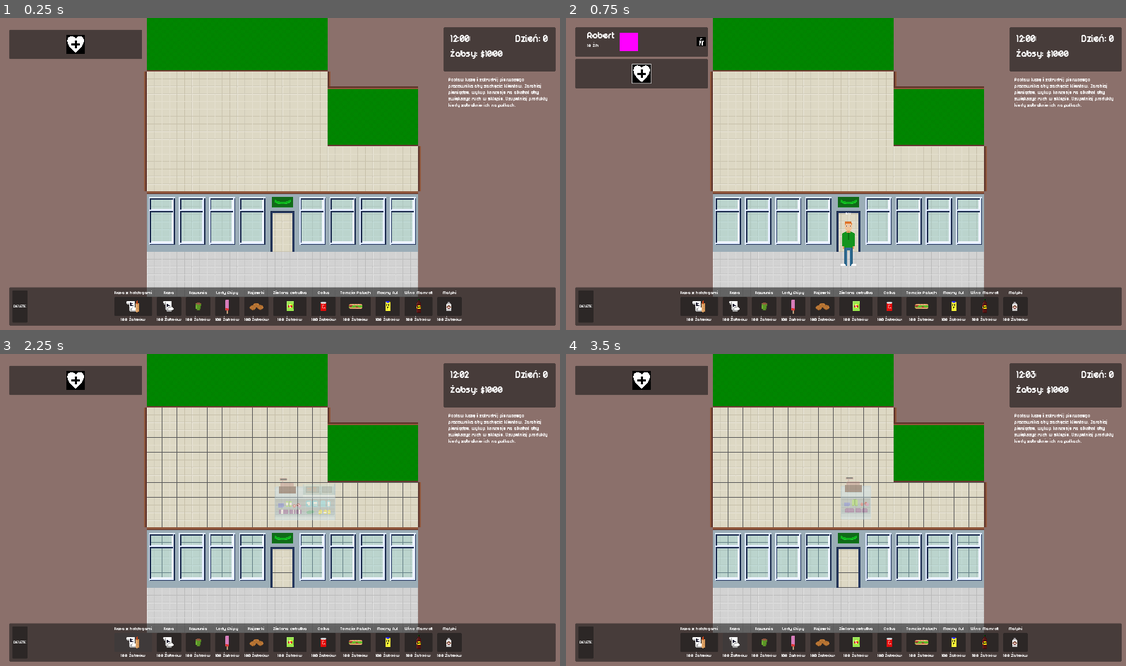
Above: before the commit, frames 1-4 (two rows, left to right).
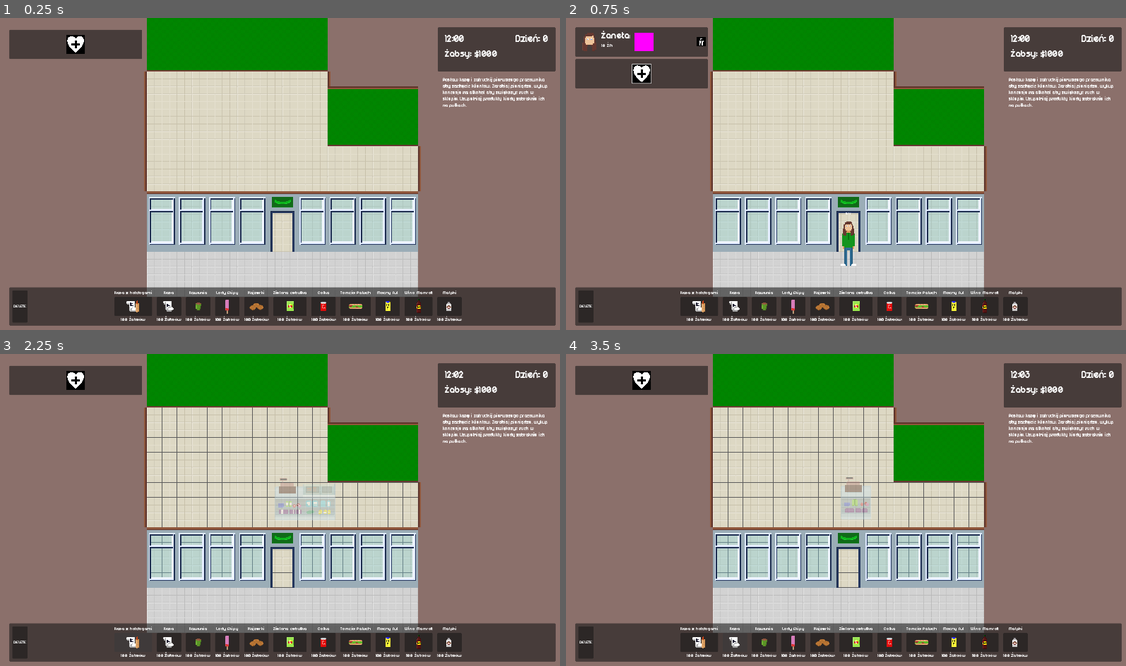
Above: after the commit, the same moments.

Repository: baransu/krakjam2024
Game: Godot game, scene res://game.tscn
Two runs of this game, one before a commit and one after it. Both use one fixed random seed, a clock stepped at 60 frames per second and the inputs below.
Inputs (mouse positions are in pixels of both pictures, inside the frame that each line leads up to):
- Up to frame 1 (0.25 s): no input
- Up to frame 2 (0.75 s): click (644, 42) at 0.5 s
- Up to frame 3 (2.25 s): click (134, 378) at 1.25 s; click (134, 641) at 2 s
- Up to frame 4 (3.5 s): click (734, 641) at 2.75 s

The runs differ from the first frame. In frame 1, 0.9% of the frame differs, in the area x 78-98%, y 2-29%; in frame 2, 1.5%, in the area x 2-98%, y 2-70%; in frame 3, 0.9%; in frame 4, 0.9%.

Commit message:
chore: szlug

Diff:
--- a/buildings/scripts/checkout_building.gd
+++ b/buildings/scripts/checkout_building.gd
@@ -9,6 +9,7 @@
 
 
 func interact_customer(customer: Customer) -> void:
+	customer.nav_agent.avoidance_priority = 1
 	for x in range(max_wait_time):
 		if is_working():
 			break
--- a/customer.gd
+++ b/customer.gd
@@ -7,6 +7,9 @@
 @onready var state_label: Label = $StateLabel
 @onready var product_sprite: Sprite2D = $ProductSprite
 @export var movement_speed: float = 200.0
+@onready var sprite: Sprite2D = $Sprite2D
+
+@export var textures: Array[Texture2D] = []
 
 var target: Building
 var target_type: Building.Type = Building.Type.CHECKOUT
@@ -25,6 +28,7 @@
 	random_product()
 	change_state(State.PRODUCT)
 	find_target(target_type, false)
+	sprite.texture = textures[randi() % textures.size()]
 
 
 func random_product() -> void:
@@ -33,12 +37,13 @@
 		if building.product != Building.Product.NONE:
 			products.append(building.product)
 
-	var idx = randi() % products.size()
-	target_product = products[idx]
-	if target_product == Building.Product.HOTDOG:
-		target_type = Building.Type.CHECKOUT
-	else:
-		target_type = Building.Type.PRODUCT
+	if products.size() > 0:
+		var idx = randi() % products.size()
+		target_product = products[idx]
+		if target_product == Building.Product.HOTDOG:
+			target_type = Building.Type.CHECKOUT
+		else:
+			target_type = Building.Type.PRODUCT
 
 
 func on_nav_finished() -> void:
--- a/customer.tscn
+++ b/customer.tscn
@@ -1,8 +1,13 @@
-[gd_scene load_steps=8 format=3 uid="uid://2r5d1n83oer5"]
+[gd_scene load_steps=13 format=3 uid="uid://2r5d1n83oer5"]
 
 [ext_resource type="Script" path="res://customer.gd" id="1_28mxv"]
+[ext_resource type="Texture2D" uid="uid://bims07las46xb" path="res://art/Sprite-0007-10.png" id="2_5s535"]
 [ext_resource type="Texture2D" uid="uid://bfi36jbt8uuyk" path="res://art/Sprite-0007.png" id="2_n21ku"]
+[ext_resource type="Texture2D" uid="uid://b438vjs2c65xt" path="res://art/Sprite-0007-11.png" id="3_fovn1"]
 [ext_resource type="Texture2D" uid="uid://bkk6k65vowxcc" path="res://art/Sprite-0002 2.png" id="3_nvoji"]
+[ext_resource type="Texture2D" uid="uid://3iw541q1uop6" path="res://art/Sprite-0007-12.png" id="4_8igma"]
+[ext_resource type="Texture2D" uid="uid://bmw4ewlxa0kc" path="res://art/Sprite-0007-13.png" id="5_wxuy6"]
+[ext_resource type="Texture2D" uid="uid://ob2td3r0pqgu" path="res://art/Sprite-0007-14.png" id="6_gg6bw"]
 
 [sub_resource type="CapsuleShape2D" id="CapsuleShape2D_p5l8y"]
 radius = 16.0
@@ -73,6 +78,7 @@
 collision_layer = 3
 collision_mask = 3
 script = ExtResource("1_28mxv")
+textures = Array[Texture2D]([ExtResource("2_5s535"), ExtResource("3_fovn1"), ExtResource("4_8igma"), ExtResource("5_wxuy6"), ExtResource("6_gg6bw"), ExtResource("2_n21ku")])
 
 [node name="Sprite2D" type="Sprite2D" parent="."]
 position = Vector2(0, -98)
--- a/hotdog_building.gd
+++ b/hotdog_building.gd
@@ -3,6 +3,8 @@
 
 
 func interact_customer(customer: Customer) -> void:
+	customer.nav_agent.avoidance_priority = 1
+
 	for x in range(max_wait_time):
 		if is_working():
 			break
--- a/hud.tscn
+++ b/hud.tscn
@@ -1,16 +1,23 @@
-[gd_scene load_steps=37 format=3 uid="uid://cdgaksn1few4f"]
+[gd_scene load_steps=47 format=3 uid="uid://cdgaksn1few4f"]
 
 [ext_resource type="Script" path="res://HUD.gd" id="1_dqttv"]
 [ext_resource type="Script" path="res://ui/buildings_container.gd" id="2_7q1ln"]
 [ext_resource type="Texture2D" uid="uid://dhaj4mw6ixrdu" path="res://art/heart-plus.png" id="2_851ro"]
 [ext_resource type="PackedScene" uid="uid://cp8lvkxf3u6ng" path="res://ui/staff_panel.tscn" id="2_j5xho"]
 [ext_resource type="Script" path="res://ui/building_button.gd" id="2_kir6n"]
+[ext_resource type="Texture2D" uid="uid://cja4t4qvt75yo" path="res://art/glowy/glowa4.png" id="3_jga2w"]
 [ext_resource type="Script" path="res://staff_res.gd" id="3_kckky"]
 [ext_resource type="Script" path="res://ui/delete_button.gd" id="3_q3tk0"]
 [ext_resource type="Texture2D" uid="uid://bsbnpal1phlu4" path="res://art/Sprite-0007-2.png" id="4_begqd"]
 [ext_resource type="Resource" uid="uid://cygl2nish317r" path="res://buildings/hotdog/hotdog_res.tres" id="4_jk0rg"]
+[ext_resource type="Texture2D" uid="uid://cmfmu3ydo8ubw" path="res://art/glowy/glowa3.png" id="6_4somm"]
 [ext_resource type="PackedScene" uid="uid://dbedkj40f785x" path="res://ui/building_panel.tscn" id="6_cybql"]
+[ext_resource type="Texture2D" uid="uid://qkd6y75bqw2t" path="res://art/Sprite-0007-3.png" id="7_e4f51"]
+[ext_resource type="Texture2D" uid="uid://icn2ycy81btw" path="res://art/glowy/glowa2.png" id="8_nifrp"]
+[ext_resource type="Texture2D" uid="uid://c43pyvvpb7dwu" path="res://art/Sprite-0007-4.png" id="9_cb4en"]
+[ext_resource type="Texture2D" uid="uid://da2j3lddtr5r7" path="res://art/glowy/glowa1.png" id="10_a5cht"]
 [ext_resource type="Texture2D" uid="uid://cos6j80okj1ig" path="res://art/icons/4.png" id="11_e0y0g"]
+[ext_resource type="Texture2D" uid="uid://llfsq1ba8cn2" path="res://art/Sprite-0007-5.png" id="11_l0s6m"]
 [ext_resource type="Resource" uid="uid://br4togwko5rd3" path="res://buildings/shelf_beer/shelf_beer_res.tres" id="11_yn7g0"]
 [ext_resource type="Resource" uid="uid://cx1bj3sfwh4y7" path="res://buildings/shelf_wine/shelf_wine_res.tres" id="13_cmllh"]
 [ext_resource type="Texture2D" uid="uid://c2phbkarwf0kp" path="res://art/icons/3.png" id="13_e2r5d"]
@@ -37,6 +44,28 @@
 texture = ExtResource("4_begqd")
 name = "Robert"
 wage = 10
+avatar = ExtResource("3_jga2w")
+
+[sub_resource type="Resource" id="Resource_y4ak6"]
+script = ExtResource("3_kckky")
+texture = ExtResource("7_e4f51")
+name = "Marcin"
+wage = 10
+avatar = ExtResource("6_4somm")
+
+[sub_resource type="Resource" id="Resource_7sdde"]
+script = ExtResource("3_kckky")
+texture = ExtResource("9_cb4en")
+name = "Alicja"
+wage = 10
+avatar = ExtResource("8_nifrp")
+
+[sub_resource type="Resource" id="Resource_ruj08"]
+script = ExtResource("3_kckky")
+texture = ExtResource("11_l0s6m")
+name = "Żaneta"
+wage = 10
+avatar = ExtResource("10_a5cht")
 
 [sub_resource type="LabelSettings" id="LabelSettings_s7rcm"]
 font_size = 32
@@ -53,7 +82,7 @@
 [node name="HUD" type="CanvasLayer"]
 script = ExtResource("1_dqttv")
 staff_panel_scene = ExtResource("2_j5xho")
-staff_list = Array[ExtResource("3_kckky")]([SubResource("Resource_4bkkg")])
+staff_list = Array[ExtResource("3_kckky")]([SubResource("Resource_4bkkg"), SubResource("Resource_y4ak6"), SubResource("Resource_7sdde"), SubResource("Resource_ruj08")])
 
 [node name="MarginContainer" type="MarginContainer" parent="."]
 anchors_preset = 15
@@ -131,7 +160,7 @@
 layout_mode = 2
 
 [node name="Panel" type="Panel" parent="MarginContainer/VBoxContainer/HBoxContainer2/VBoxContainer2"]
-custom_minimum_size = Vector2(380, 150)
+custom_minimum_size = Vector2(400, 150)
 layout_mode = 2
 
 [node name="MarginContainer" type="MarginContainer" parent="MarginContainer/VBoxContainer/HBoxContainer2/VBoxContainer2/Panel"]
@@ -718,9 +747,8 @@
 [node name="AlkoholAccessPanel" type="ColorRect" parent="MarginContainer/VBoxContainer/PanelContainer/MarginContainer/HBoxContainer2/HBoxContainer/Control"]
 unique_name_in_owner = true
 layout_mode = 2
-offset_left = -321.0
+offset_left = -320.0
 offset_top = -1.0
-offset_right = -1.0
 offset_bottom = 103.0
 mouse_filter = 1
 color = Color(0, 0, 0, 0.764706)
--- a/level.tscn
+++ b/level.tscn
@@ -2112,6 +2112,7 @@
 y_sort_enabled = true
 position = Vector2(0, 416)
 script = ExtResource("6_xh5gs")
+count = 10
 customer_scene = ExtResource("7_ukjo2")
 
 [node name="Timer" type="Timer" parent="Dynamic/CustomerSpawn"]
--- a/staff.gd
+++ b/staff.gd
@@ -10,6 +10,7 @@
 @onready var state_label: Label = $StateLabel
 @export var smoke_time := 15.0
 @onready var sprite: Sprite2D = $Sprite2D
+@onready var szlug: Node2D = %Szlug
 
 enum State { IDLE, REFILL, CHECKOUT, HOTDOG, SMOKE }
 var state = State.CHECKOUT
@@ -18,6 +19,7 @@
 
 
 func _ready() -> void:
+	szlug.hide()
 	nav_agent.velocity_computed.connect(on_velocity_computed)
 	nav_agent.navigation_finished.connect(on_nav_finished)
 	GameState.building_destroyed.connect(on_building_destroyed)
@@ -65,7 +67,9 @@
 				target.staff_arrived(self)
 
 		State.SMOKE:
+			szlug.show()
 			await get_tree().create_timer(smoke_time).timeout
+			szlug.hide()
 			change_state(State.CHECKOUT)
 			find_target(Building.Type.CHECKOUT)
 
--- a/staff.tscn
+++ b/staff.tscn
@@ -1,7 +1,9 @@
-[gd_scene load_steps=8 format=3 uid="uid://c1vhiidpbpuyc"]
+[gd_scene load_steps=10 format=3 uid="uid://c1vhiidpbpuyc"]
 
 [ext_resource type="Script" path="res://staff.gd" id="1_fgakm"]
 [ext_resource type="Texture2D" uid="uid://bsbnpal1phlu4" path="res://art/Sprite-0007-2.png" id="2_a0b02"]
+[ext_resource type="Texture2D" uid="uid://btk7en0xdypx5" path="res://art/dym.png" id="3_5pvn1"]
+[ext_resource type="Texture2D" uid="uid://cyahkr7ejt4uy" path="res://art/szlug.png" id="4_cu3pp"]
 
 [sub_resource type="CapsuleShape2D" id="CapsuleShape2D_p5l8y"]
 radius = 17.0
@@ -95,6 +97,20 @@
 scale = Vector2(0.95, 1)
 texture = ExtResource("2_a0b02")
 
+[node name="Szlug" type="Node2D" parent="Sprite2D"]
+unique_name_in_owner = true
+position = Vector2(-38.9474, -138)
+scale = Vector2(1.05263, 1)
+
+[node name="Dym" type="Sprite2D" parent="Sprite2D/Szlug"]
+position = Vector2(86, 33)
+scale = Vector2(0.220672, 0.220672)
+texture = ExtResource("3_5pvn1")
+
+[node name="Sprite2D2" type="Sprite2D" parent="Sprite2D/Szlug"]
+position = Vector2(38, 138)
+texture = ExtResource("4_cu3pp")
+
 [node name="CollisionShape2D" type="CollisionShape2D" parent="."]
 position = Vector2(-1.81899e-12, -17)
 rotation = 1.5708
